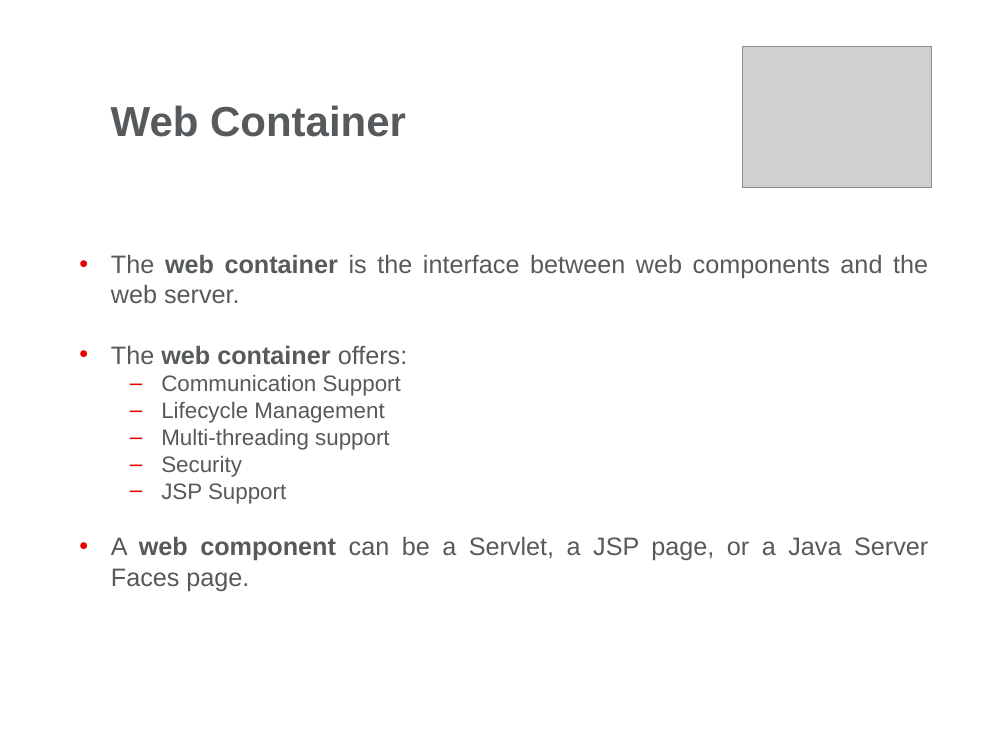
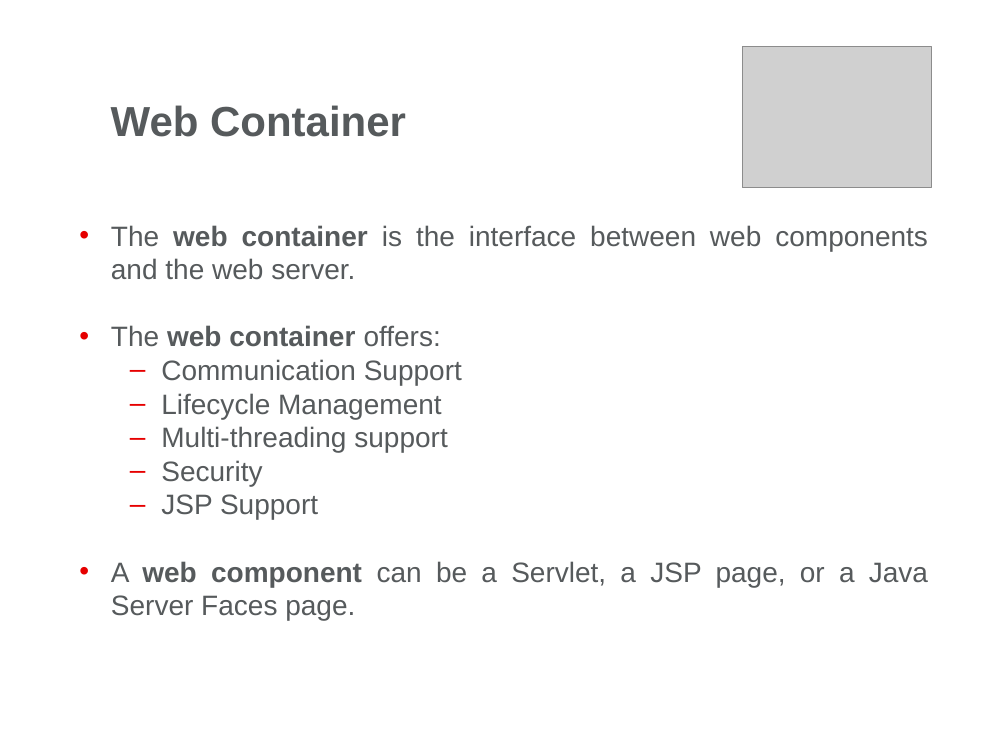
Before and after one commit to mihalceama/JavaDocs, a slide deck: slide 9 of Servlets/Day1/Docs/Web Presentation-Part1.pptx. Drawn at 1008x756 pixels with LibreOffice and Linux fonts; fonts in the diff are those of the drawing; grey boxes stand for pictures; background and template pictures are left out. Boxes give left, top, right and bottom in pixels: in the first picture for what was removed or moved away, otherwise in the second. Text is boxed around its words. In the diff, an @@ line names an element or a change of style, - is before the commit and + after.

Commit message:
Update Servlets Day 1.

```diff
--- a/Servlets/Day1/Docs/Web Presentation-Part1.pptx
+++ b/Servlets/Day1/Docs/Web Presentation-Part1.pptx
@@ text "The web container is the ..." at (111, 225, 928, 620): size 18 to 20 pt in "The web container is the interface between ...", "The web container offers:", "A web component can be a Servlet, ..."; size 16 to 20 pt in "Communication Support", "Lifecycle Management", "Multi-threading support", "Security" and 1 more places @@
```
Also in this commit, not shown: 3 other slides changed, 2 other files.
